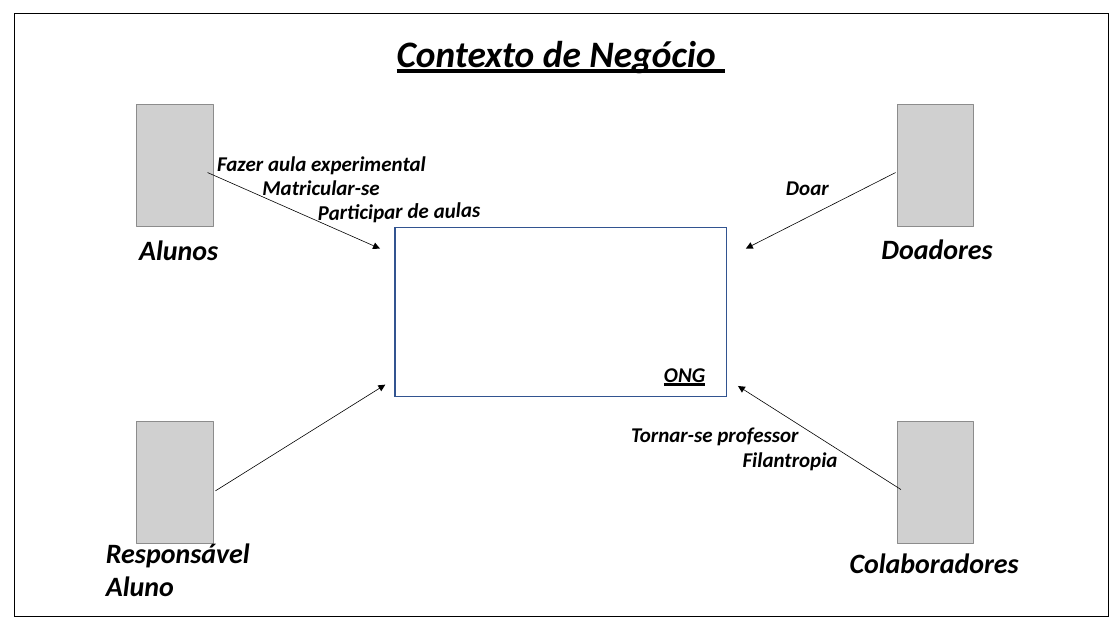
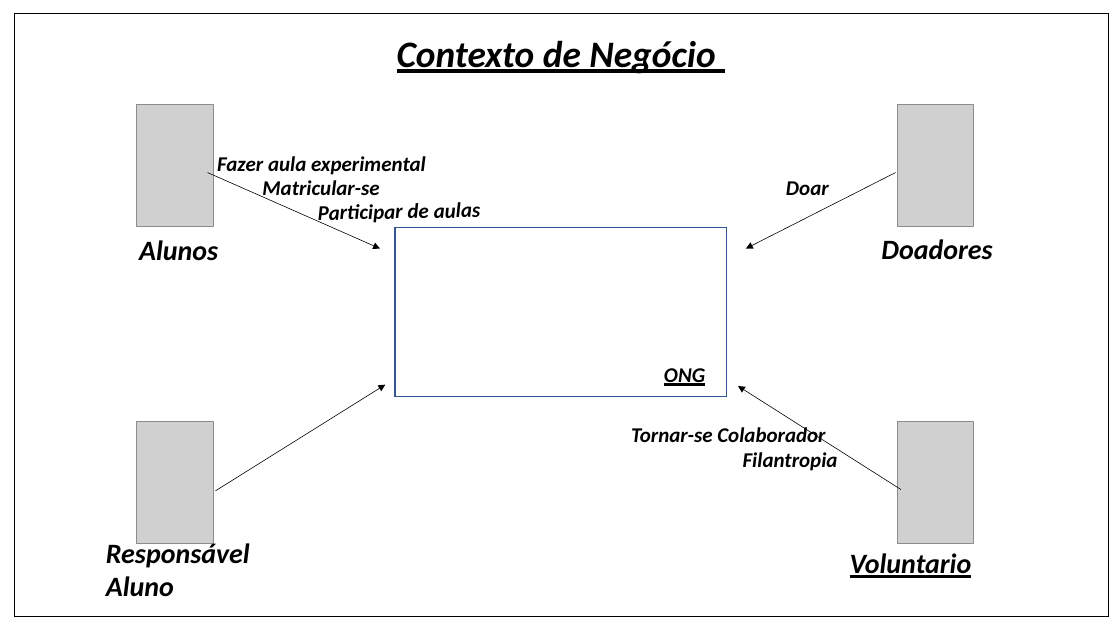
Before and after one commit to Ney-Rocha/OPE-3-semestre, a slide deck: slide 1 of cenario_de_negocio.pptx. Drawn at 1120x630 pixels with LibreOffice and Linux fonts; fonts in the diff are those of the drawing; grey boxes stand for pictures. Boxes give left, top, right and bottom in pixels: in the first picture for what was removed or moved away, otherwise in the second. Text is boxed around its words. In the diff, an @@ line names an element or a change of style, - is before the commit and + after.

```diff
--- a/cenario_de_negocio.pptx
+++ b/cenario_de_negocio.pptx
@@ text at (631, 424, 825, 442): text changed @@
-Tornar-se professor
+Tornar-se Colaborador
@@ text at (850, 553, 972, 578): text changed @@
-Colaboradores
+Voluntario
```
Also in this commit, not shown: 8 other slides changed, 1 other file.
